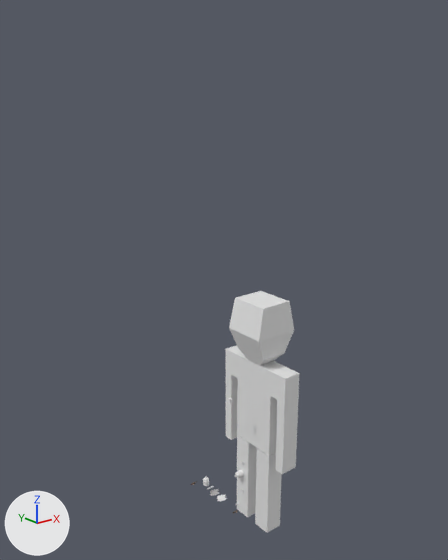
What one commit did to the Blender file 3D-assets/ohrwurm.blend.
Both versions are drawn from a camera (50 mm lens) standing at (-202.0, -287.0, 251.0) and looking at (14.0, -17.0, 143.0). Arrows for +X, +Y and +Z are at lower left; the lights stay in place.
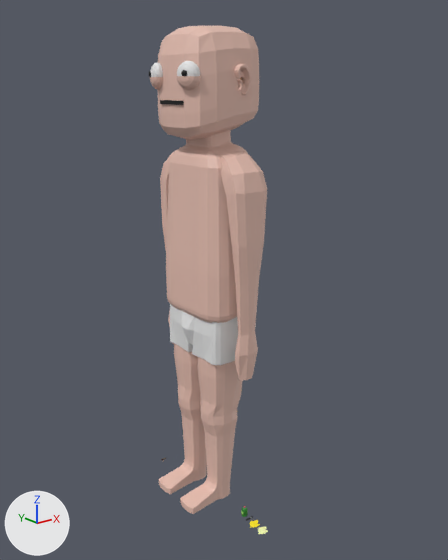
ob_mirror is not drawn itself; it is used by a modifier of ob_arms, ob_ear_lobe_inner, ob_ear_lobe_outer, ob_ear_wax, ob_eye_lids, ob_eyes, ob_feet, ob_pupils.

Boxes (x1, y1, x2, y2) around the edits, measured in the pictures (448 x 560 px):
'Cube.003', deleted: before (226, 291, 300, 533)
'upper bod', added (beige): after (166, 130, 248, 323)
'head', added (beige): after (158, 26, 259, 140)
'feet', added (beige): after (159, 344, 243, 514)
'arms', added (beige): after (160, 149, 267, 380)
'underwear', added: after (170, 304, 256, 365)
'eyes', added: after (150, 61, 200, 77)
'eye lids', added: after (150, 76, 201, 90)
'ear lobe outer', added: after (234, 64, 252, 95)
'Cube.004', moved, rescaled: before (227, 398, 233, 403); after (160, 100, 184, 105)
'Cube.012', moved: before (217, 495, 227, 502); after (250, 520, 260, 528)
'spray can', added: after (241, 506, 248, 517)
'Cylinder.002', deleted: before (235, 470, 244, 478)
'Cylinder', deleted: before (203, 476, 209, 486)
'Cube.006', deleted: before (239, 446, 246, 458)
'Cube.005', deleted: before (210, 489, 219, 496)
'pupils', added: after (149, 70, 187, 77)
'ear lobe inner', added: after (237, 78, 242, 90)

Patch to the scene script:
```diff
--- a/3D-assets/ohrwurm.blend.py
+++ b/3D-assets/ohrwurm.blend.py
@@ ob_cylinder @@
-ob_cylinder = bpy.data.objects.new('Cylinder', me_cylinder)
@@ ob_cube_003 @@
-ob_cube_003 = bpy.data.objects.new('Cube.003', me_cube_005)
@@ ob_cube_004 @@
 ob_cube_004 = bpy.data.objects.new('Cube.004', me_cube_009)
-ob_cube_004.location = (-8.3, -49.9, 85.8)
+ob_cube_004.location = (-8.2, -0.3, 242.0)
+ob_cube_004.scale = (1.0, 10.1, 1.0)
@@ ob_cylinder_002 @@
-ob_cylinder_002 = bpy.data.objects.new('Cylinder.002', me_cylinder_002)
@@ ob_cube_005 @@
-ob_cube_005 = bpy.data.objects.new('Cube.005', me_cube_010)
@@ ob_cube_006 @@
-ob_cube_006 = bpy.data.objects.new('Cube.006', me_cube_011)
@@ ob_cube_012 @@
 ob_cube_012 = bpy.data.objects.new('Cube.012', me_cube_017)
-ob_cube_012.location = (6.6, -23.5, 0.2)
+ob_cube_012.location = (6.6, -55.0, 0.2)
 ob_cube_012.scale = (1.0, 1.0, 0.0987)
@@ ob_upper_bod @@
+ob_upper_bod = bpy.data.objects.new('upper bod', me_cube_008)  # 240 vertices, 226 faces; spans x -1.26..1.24, y -1.16..1.16, z -1.66..5.06; in mat_material_009 (beige #e8c0b2)
+ob_upper_bod.location = (17.0, 0.0, 145.6)
+ob_upper_bod.scale = (15.6, 24.4, 16.5)
@@ ob_underwear @@
+ob_underwear = bpy.data.objects.new('underwear', me_cube_007)  # 91 vertices, 80 faces; spans x -1.28..1.39, y 0.0..3.52, z -1.87..2.14; modifiers MIRROR
+ob_underwear.location = (15.7, 0.0, 107.1)
+ob_underwear.scale = (14.5, 7.24, 7.24)
@@ ob_pupils @@
+ob_pupils = bpy.data.objects.new('pupils', me_sphere_004)  # a UV sphere (16 segments, 8 rings, poles along z) spanning x -1.0..1.0, y -1.0..1.0, z -1.0..1.0; in mat_material (black #000000); modifiers MIRROR
+ob_pupils.location = (-11.1, 16.0, 256.5)
+ob_pupils.rotation_euler = (0.416, 1.571, 0.0)  # degrees (24, 90, 0)
+ob_pupils.scale = (1.59, 1.68, 1.02)
@@ ob_mirror @@
+ob_mirror = bpy.data.objects.new('mirror', None)
+ob_mirror.location = (0.0, 0.0, 16.31)
@@ ob_head @@
+ob_head = bpy.data.objects.new('head', me_cube_019)  # 108 vertices, 93 faces; spans x -0.76..0.87, y 0.0..0.8, z -0.98..1.0; in mat_material_009 (beige #e8c0b2); modifiers MIRROR
+ob_head.location = (14.2, 0.0, 251.2)
+ob_head.scale = (30.0, 30.0, 30.0)
@@ ob_feet @@
+ob_feet = bpy.data.objects.new('feet', me_cube_006)  # 120 vertices, 105 faces; spans x -2.09..4.52, y -1.69..1.69, z -2.54..8.6; in mat_material_009 (beige #e8c0b2); modifiers MIRROR
+ob_feet.location = (0.0, 12.7, 20.0)
+ob_feet.scale = (6.76, 6.76, 9.65)
@@ ob_eyes @@
+ob_eyes = bpy.data.objects.new('eyes', me_sphere_003)  # a UV sphere (16 segments, 8 rings, poles along z) spanning x -1.0..1.0, y -1.0..1.0, z -1.0..1.0; modifiers MIRROR
+ob_eyes.location = (-7.4, 14.4, 256.4)
+ob_eyes.rotation_euler = (0.416, 1.571, 0.0)  # degrees (24, 90, 0)
+ob_eyes.scale = (6.22, 6.57, 4.01)
@@ ob_eye_lids @@
+ob_eye_lids = bpy.data.objects.new('eye lids', me_sphere_005)  # a UV sphere (9 segments, 8 rings, poles along z) spanning x 0.0..1.0, y -1.0..1.0, z -1.0..1.0; in mat_material_009 (beige #e8c0b2); modifiers MIRROR
+ob_eye_lids.location = (-7.4, 14.4, 255.0)
+ob_eye_lids.rotation_euler = (0.416, 1.571, 0.0)  # degrees (24, 90, 0)
+ob_eye_lids.scale = (6.56, 6.93, 4.23)
@@ ob_ear_lobe_outer @@
+ob_ear_lobe_outer = bpy.data.objects.new('ear lobe outer', me_cube_022)  # 207 vertices, 203 faces; spans x -1.05..2.73, y -1.19..-0.22, z -1.54..4.64; in mat_material_009 (beige #e8c0b2); modifiers MIRROR
+ob_ear_lobe_outer.location = (18.7, 27.7, 249.6)
+ob_ear_lobe_outer.rotation_euler = (-0.0191, 0.0, -0.127)  # degrees (-1.1, 0, -7.3)
+ob_ear_lobe_outer.scale = (2.8, 4.44, 2.52)
@@ ob_arms @@
+ob_arms = bpy.data.objects.new('arms', me_cube_021)  # 72 vertices, 68 faces; spans x -1.12..1.03, y -3.29..0.93, z -2.52..1.19; in mat_material_009 (beige #e8c0b2); modifiers MIRROR
+ob_arms.location = (17.7, 34.6, 175.3)
+ob_arms.scale = (10.7, 5.29, 35.4)
@@ ob_spray_can @@
+ob_spray_can = bpy.data.objects.new('spray can', me_cube_001_1)  # 528 vertices, 396 faces; spans x -1.06..2.95, y -2.11..1.76, z -2.66..3.75; in mat_material_005 (green #b0e778), mat_cany (green #2b8327), mat_canr (red #ff6c7c), mat_material_004 (grey #888888)
+ob_spray_can.location = (6.7, -44.5, 2.7)
```
